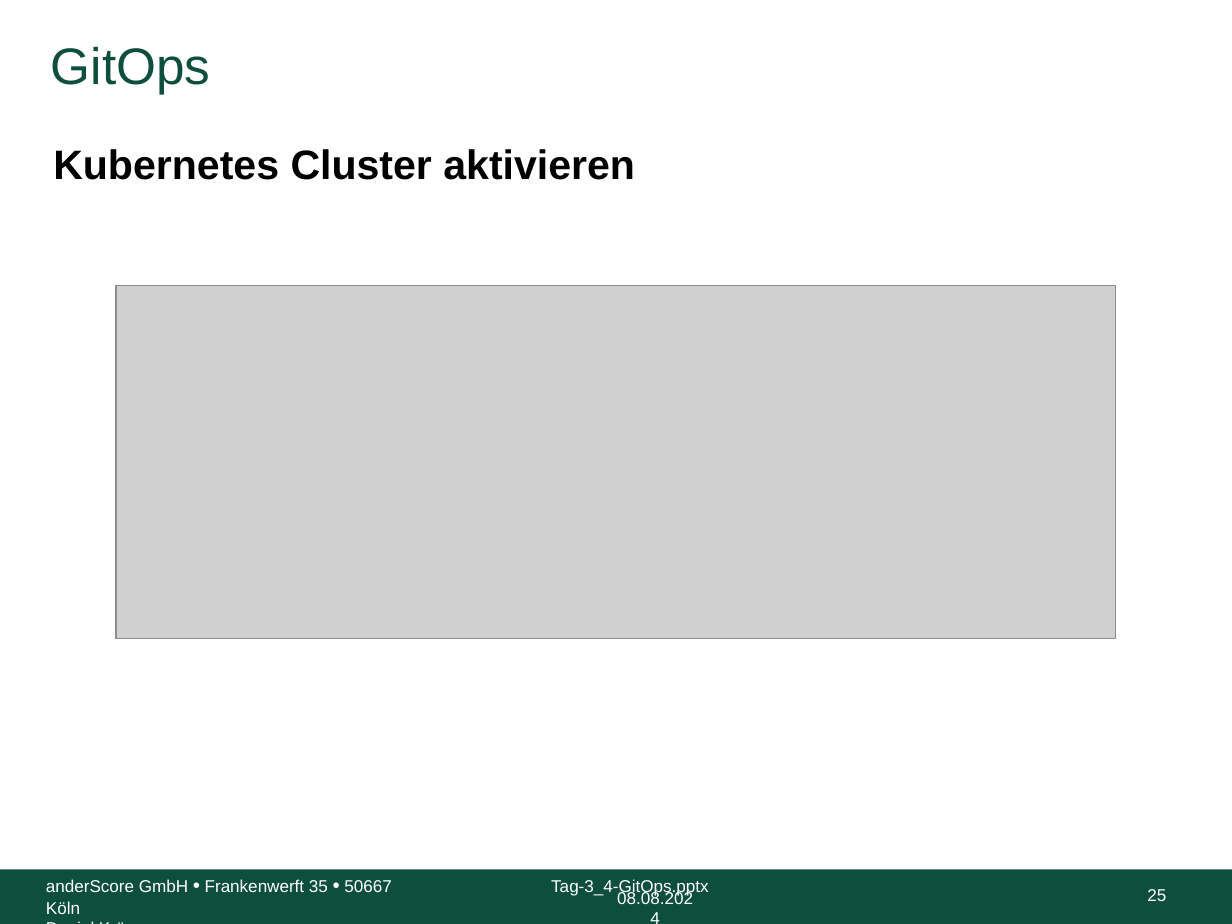
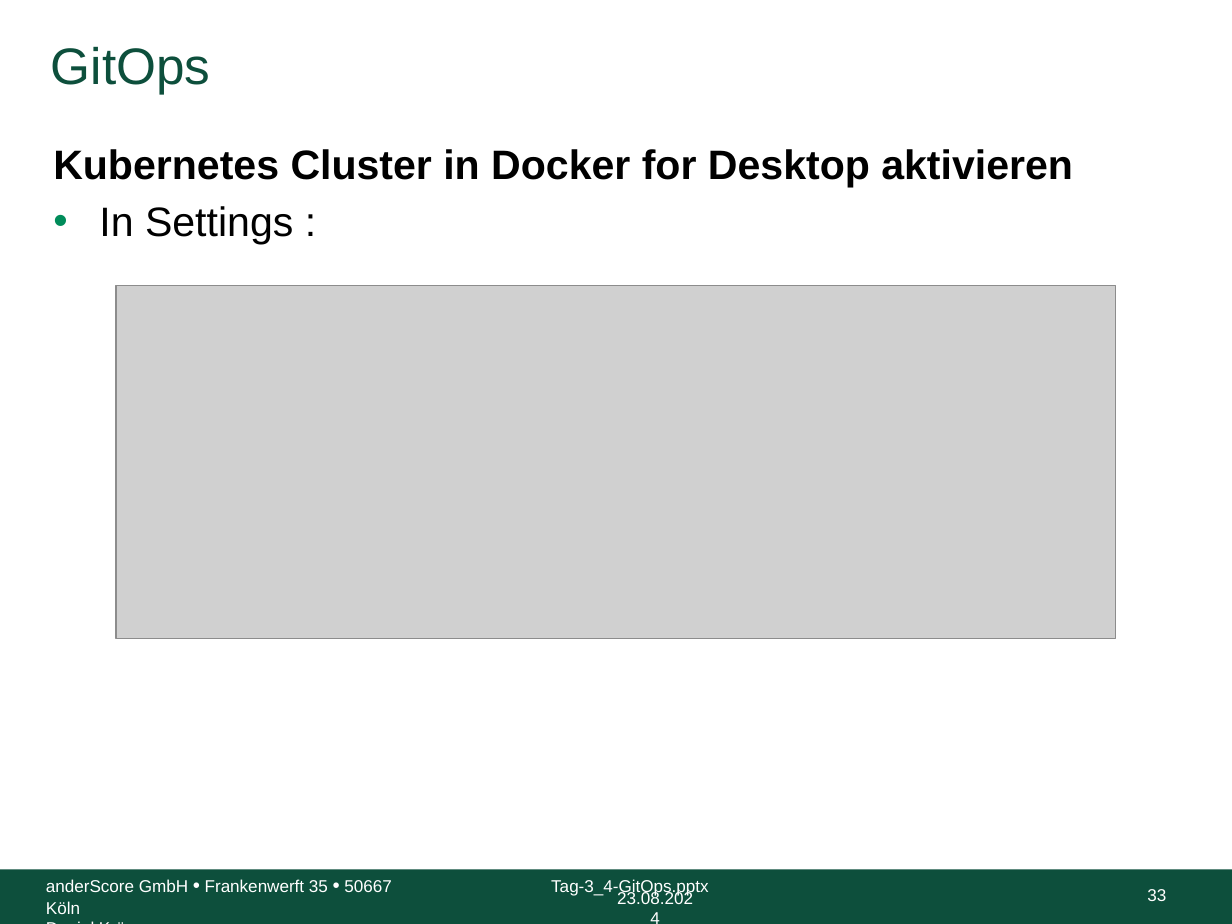
Before and after one commit to anderscore-gmbh/gitlab, a slide deck: slide 33 of slides/Tag-3_4-GitOps.pptx (slide 25 before the commit). Drawn at 1232x924 pixels with LibreOffice and Linux fonts; fonts in the diff are those of the drawing; grey boxes stand for pictures; background and template pictures are left out. Boxes give left, top, right and bottom in pixels: in the first picture for what was removed or moved away, otherwise in the second. Text is boxed around its words. In the diff, an @@ line names an element or a change of style, - is before the commit and + after.

```diff
--- a/slides/Tag-3_4-GitOps.pptx
+++ b/slides/Tag-3_4-GitOps.pptx
@@ text at <box>53,149,1073,245</box>: text changed @@
-Kubernetes Cluster aktivieren
+Kubernetes Cluster in Docker for Desktop aktivieren
+• In Settings :
@@ text at <box>617,890,693,904</box>: text changed @@
-08.08.2024
+23.08.2024
@@ page number at <box>1147,889,1166,901</box>: text changed @@
-25
+33
```
Also in this commit, not shown: 44 other slides changed, 9 slides added.
